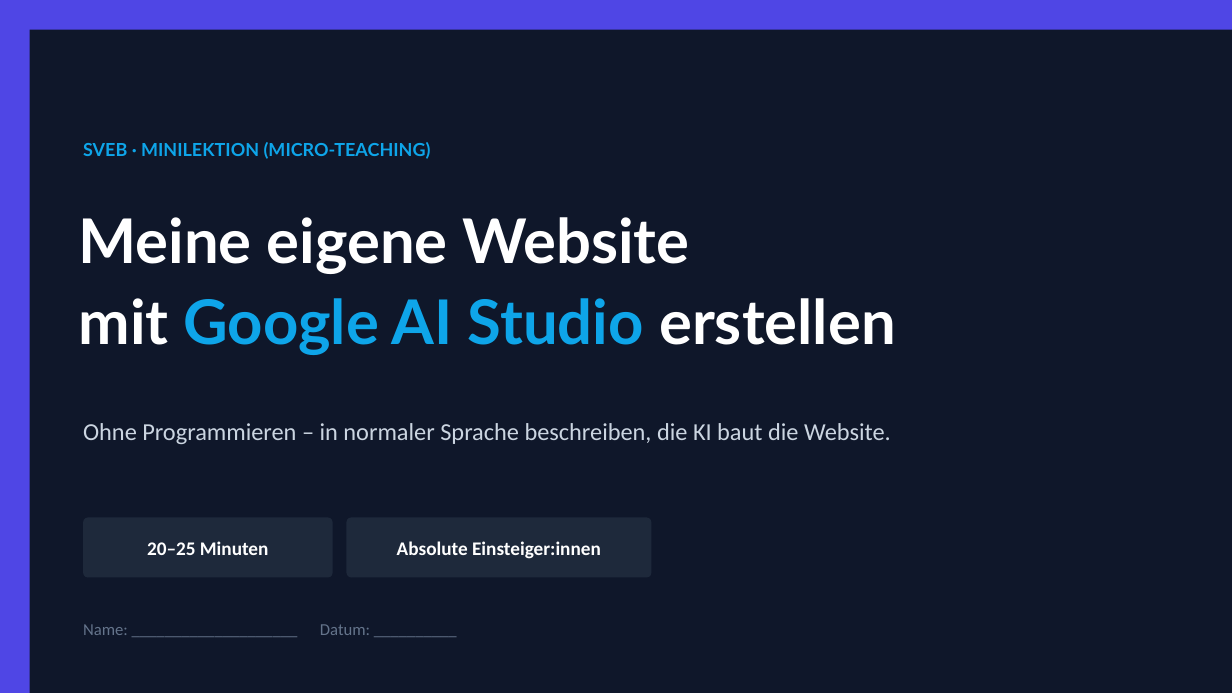
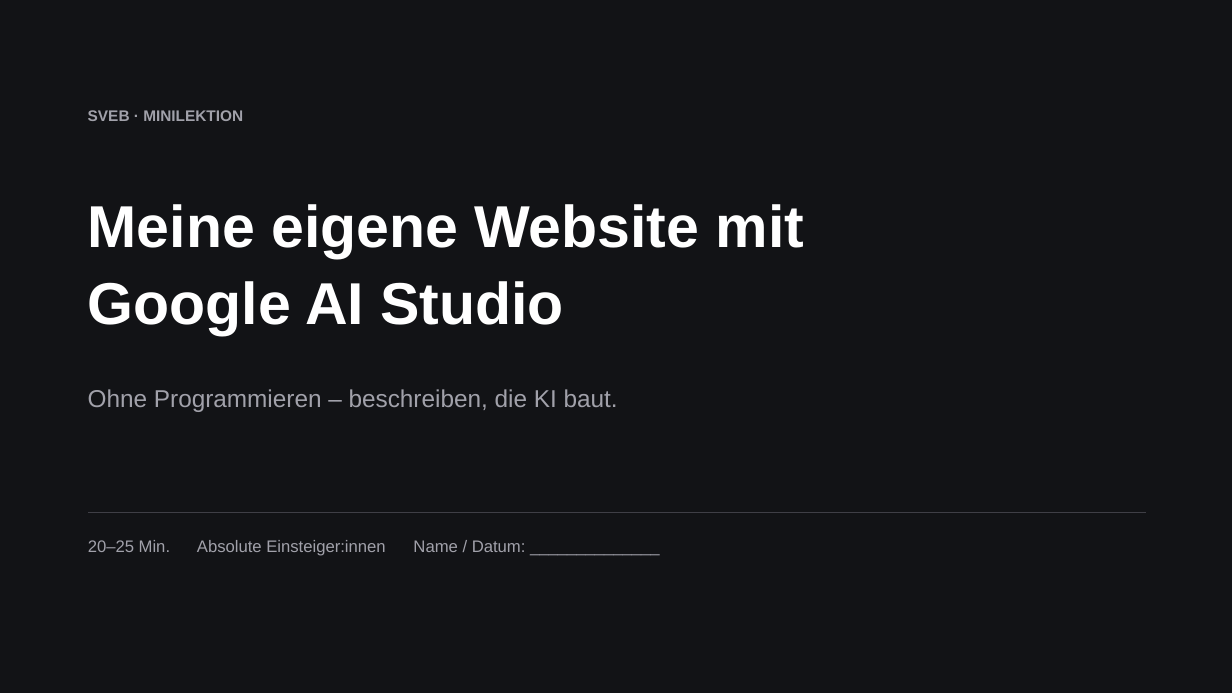
Before and after one commit to criseone/meine-website-ai-studio, a slide deck: slide 1 of unterlagen/slides.pptx. Drawn at 1232x693 pixels with LibreOffice and Linux fonts; fonts in the diff are those of the drawing. Boxes give left, top, right and bottom in pixels: in the first picture for what was removed or moved away, otherwise in the second. Text is boxed around its words. In the diff, an @@ line names an element or a change of style, - is before the commit and + after.

```diff
--- a/unterlagen/slides.pptx
+++ b/unterlagen/slides.pptx
@@ rectangle at (0, 0, 1232, 693): fill #0F172A to #121316 @@
@@ rectangle removed at (0, 0, 30, 693) @@
@@ rectangle removed at (0, 0, 1232, 30) @@
@@ text at (88, 110, 243, 121): text changed; size 14 to 12 pt; font Lato to Arial; text colour #0EA5E9 to #A1A1AA @@
-SVEB · MINILEKTION (MICRO-TEACHING)
+SVEB · MINILEKTION
@@ text at (88, 204, 805, 335): text changed; size 48 to 46 pt; font Lato to Arial @@
-Meine eigene Website
-mit Google AI Studio erstellen
+Meine eigene Website mit
+Google AI Studio
@@ text at (88, 389, 618, 412): text changed; font Calibri to Arial; text colour #CBD5E1 to #A1A1AA @@
-Ohne Programmieren – in normaler Sprache beschreiben, die KI baut die Website.
+Ohne Programmieren – beschreiben, die KI baut.
@@ rounded rectangle removed at (83, 518, 333, 578) @@
@@ text "20–25 Min. Absolute Einsteiger:innen Name ..." at (88, 540, 526, 556): vertical alignment middle to top @@
@@ line added from (88, 513) to (1146, 513), #3F3F46 1 pt @@
@@ rounded rectangle removed at (347, 518, 652, 578) @@
@@ text at (88, 540, 526, 556): text changed; size 15 to 13 pt; font Calibri to Arial; text colour #FFFFFF to #A1A1AA; bold off @@
-Absolute Einsteiger:innen
+20–25 Min. Absolute Einsteiger:innen Name / Datum: ______________
@@ text removed at (147, 541, 269, 555) @@
-20–25 Minuten
@@ text removed at (83, 624, 370, 635) @@
-Name: ____________________ Datum: __________
```
Also in this commit, not shown: 9 other slides changed, 10 other files.
